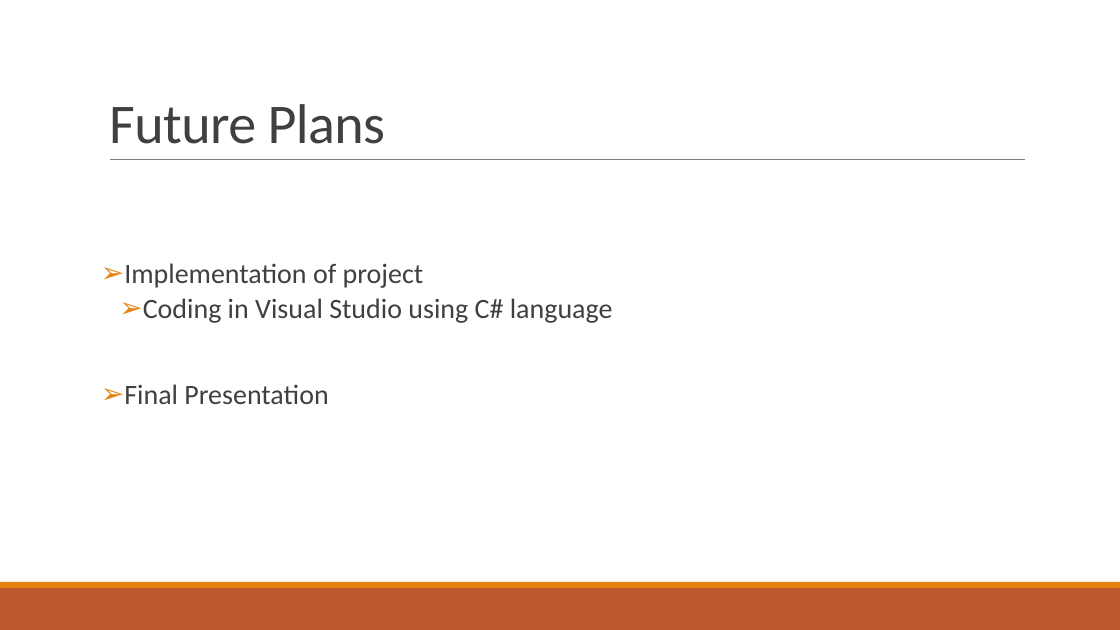
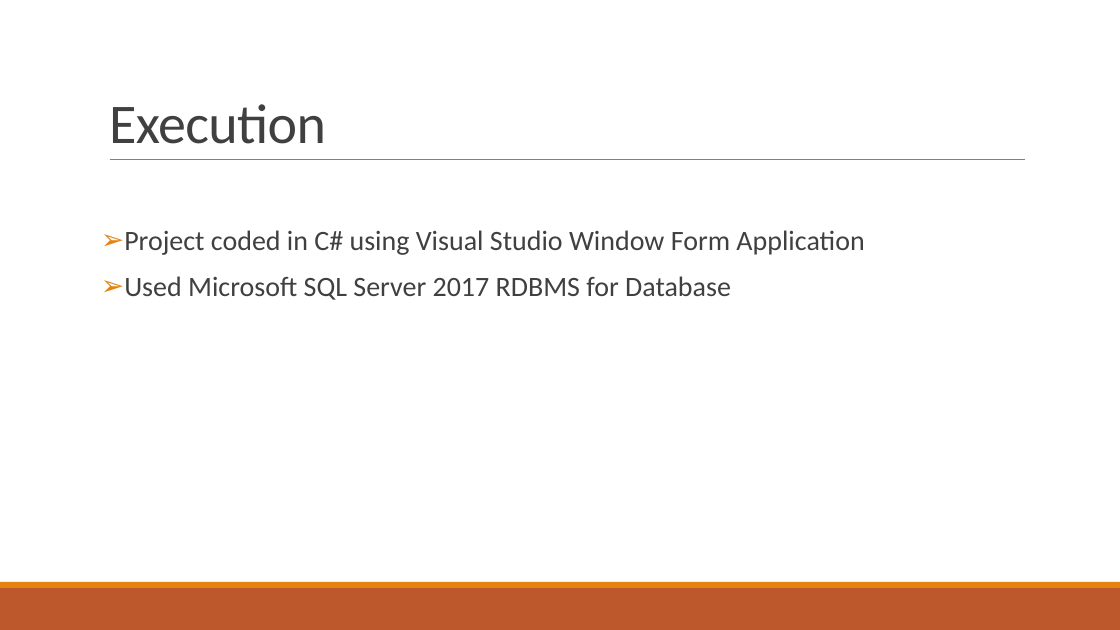
Before and after one commit to cs3321-adhes/Learning-Management-System, a slide deck: slide 10 of LMS Presentation.pptx. Drawn at 1120x630 pixels with LibreOffice and Linux fonts; fonts in the diff are those of the drawing. Boxes give left, top, right and bottom in pixels: in the first picture for what was removed or moved away, otherwise in the second. Text is boxed around its words. In the diff, an @@ line names an element or a change of style, - is before the commit and + after.

Commit message:
updated program and ppt

```diff
--- a/LMS Presentation.pptx
+++ b/LMS Presentation.pptx
@@ title at <box>109,104,326,144</box>: text changed @@
-Future Plans
+Execution
@@ text at <box>124,230,864,300</box>: text changed @@
-➢ Implementation of project
-  ➢ Coding in Visual Studio using C# language
-➢ Final Presentation
+➢ Project coded in C# using Visual Studio Window Form Application
+➢ Used Microsoft SQL Server 2017 RDBMS for Database
```
Also in this commit, not shown: 1 other file.
